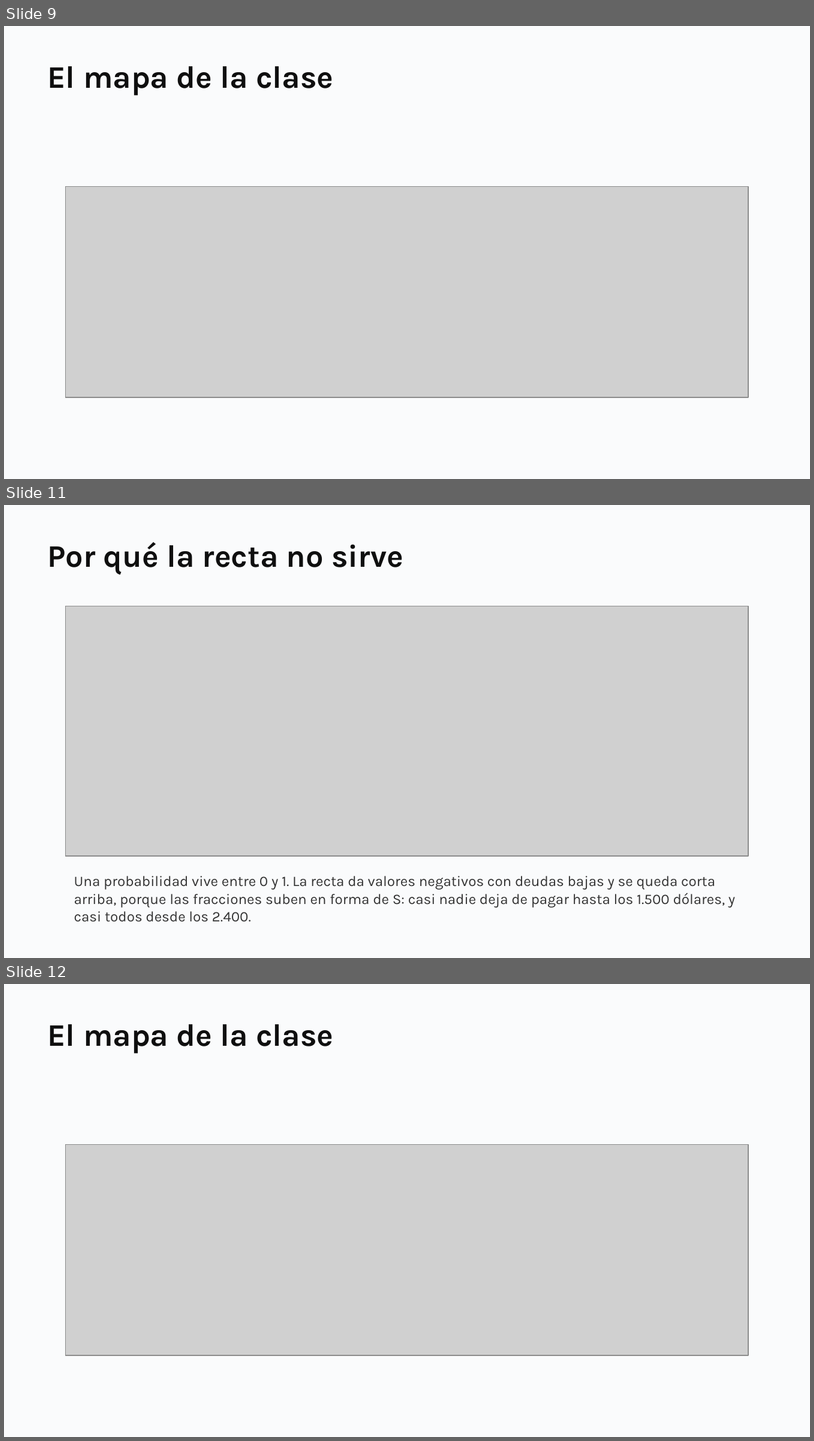
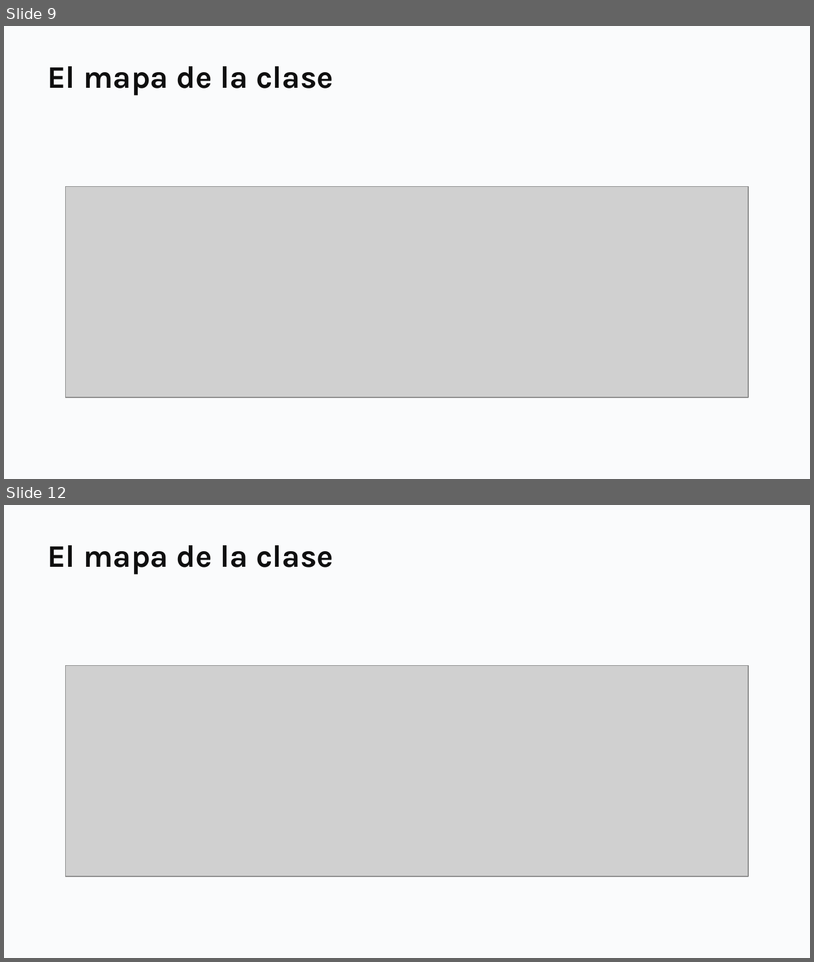
Before and after one commit to daniopitz/diplomado-cdd, a slide deck: presentaciones/clase06_regresion_logistica.pptx. Shown one above the other, each under a label of ours: slides 9, 11 and 12 before the commit, slides 9 and 12 after it; the slides between them are not shown. The pictures are 814x1441 and 814x962 pixels, drawn with LibreOffice and Linux fonts; fonts in the diff are those of the drawing; grey boxes stand for pictures. Boxes give left, top, right and bottom in pixels: in the first picture for what was removed or moved away, otherwise in the second. Text is boxed around its words. In the diff, an @@ line names an element or a change of style, - is before the commit and + after.

```diff
--- a/presentaciones/clase06_regresion_logistica.pptx
+++ b/presentaciones/clase06_regresion_logistica.pptx
@@ slide 11 removed at (4, 505, 810, 958), background #FFFFFF @@
@@ rectangle removed at (4, 505, 810, 958) @@
@@ text removed at (47, 542, 404, 574) @@
-Por qué la recta no sirve
@@ picture removed at (65, 606, 749, 857) @@
@@ text removed at (74, 876, 735, 922) @@
-Una probabilidad vive entre 0 y 1. La recta da valores negativos con deudas bajas y se queda corta arriba, porque las fracciones suben en forma de S: casi nadie deja de pagar hasta los 1.500 dólares, y casi todos desde los 2.400.
```
Also in this commit, not shown: 1 slide changed, 1 slide added, 5 other files.
